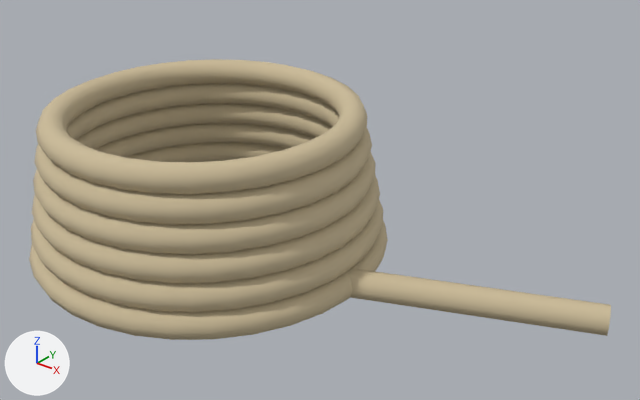
An edit to the glTF model content/models/treasure/coiled-rope-v01.glb, drawn before and after from the same camera.
The view is the same before and after, from a camera (50 mm lens) standing at (1.055, -1.214, 0.958) and looking at (0.048, 0.045, 0.177). Arrows for +X, +Y and +Z are at lower left; the lights stay in place. The older version comes first.

Objects in the first picture: 'coiled-rope'.
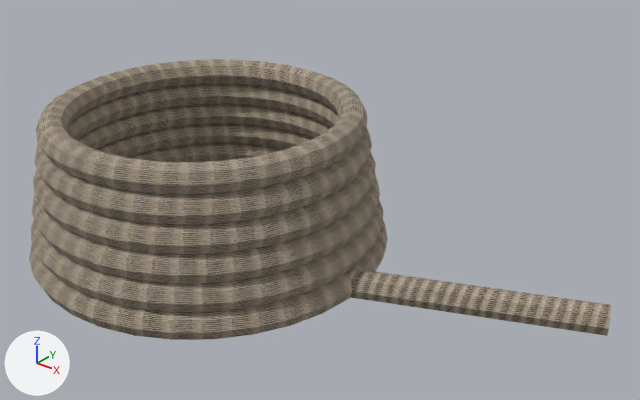
Edits to the bpy script that builds the scene:
```text
Add img_wt_burlap:
    img_wt_burlap = load_image('wt-burlap', '_unpacked/wt-burlap', 784, 784, 'sRGB')
Change mat_rope:
    remove mat_rope.base_color = (0.6, 0.5, 0.32)  # beige #cbbc99
    add mat_rope.texture = img_wt_burlap
    mat_rope.roughness: 0.95 -> 0.92
```

Location of each change, (x1, y1, x2, y2) in pixels of the pictures (640 x 400 px):
'coiled-rope', surface changed (darker)
    both: (29, 59, 611, 340)
